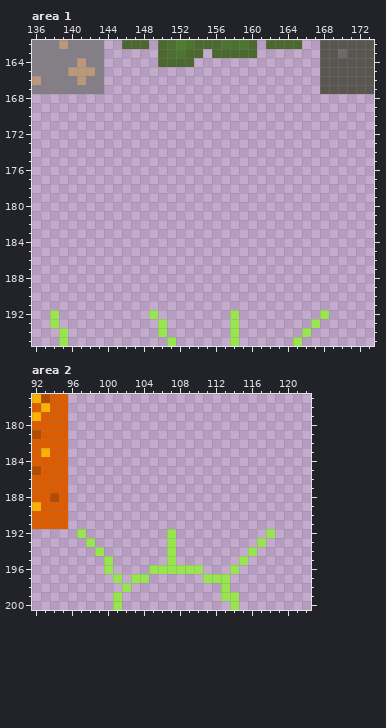
Two states of a pixel-art file, graphics/tileset.ase. Above: the version before the commit.
216x216 pixels, 1 frame. Colours within 5 levels of each other are drawn and written as one. Shown: area 1: x 136..173, y 162..195; area 2: x 92..122, y 177..200.
Now the later version:
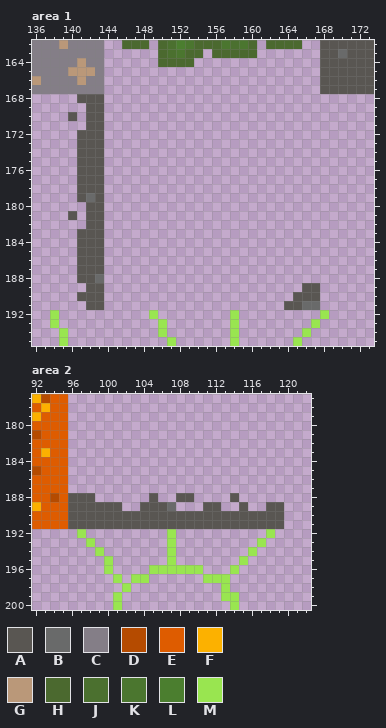
Palette (. is transparent): A #595652  B #696a6a  C #847e87  D #b54b00  E #de5c00  F #fcb100  G #ba9879  H #4b692f  J #4b702f  K #4b762f  L #4b7e2f  M #99e550
The edit:
Changed rows in their new state; - is an unchanged pixel.
Area 1:
first column x 140:
168 -AAA------------------------
169 --AA------------------------
170 A-AA------------------------
171 --AA------------------------
172 -AAA------------------------
173 -AAA------------------------
174 -AAA------------------------
175 -AAA------------------------
176 -AAA------------------------
177 -AAA------------------------
178 -AAA------------------------
179 -ABA------------------------
180 --AA------------------------
181 A-AA------------------------
182 --AA------------------------
183 -AAA------------------------
184 -AAA------------------------
185 -AAA------------------------
186 -AAA------------------------
187 -AAA------------------------
188 -AAB------------------------
189 --AA----------------------AA
190 -AAA---------------------AAA
191 --AA--------------------AABB
Area 2:
first column x 96:
188 AAA------A--AA----A-----
189 AAAAAA--AAAB---AA--A--AA
190 AAAAAAAAAAAAAAAAAAAAAAAA
191 AAAAAAAAAAAAAAAAAAAAAAAA
